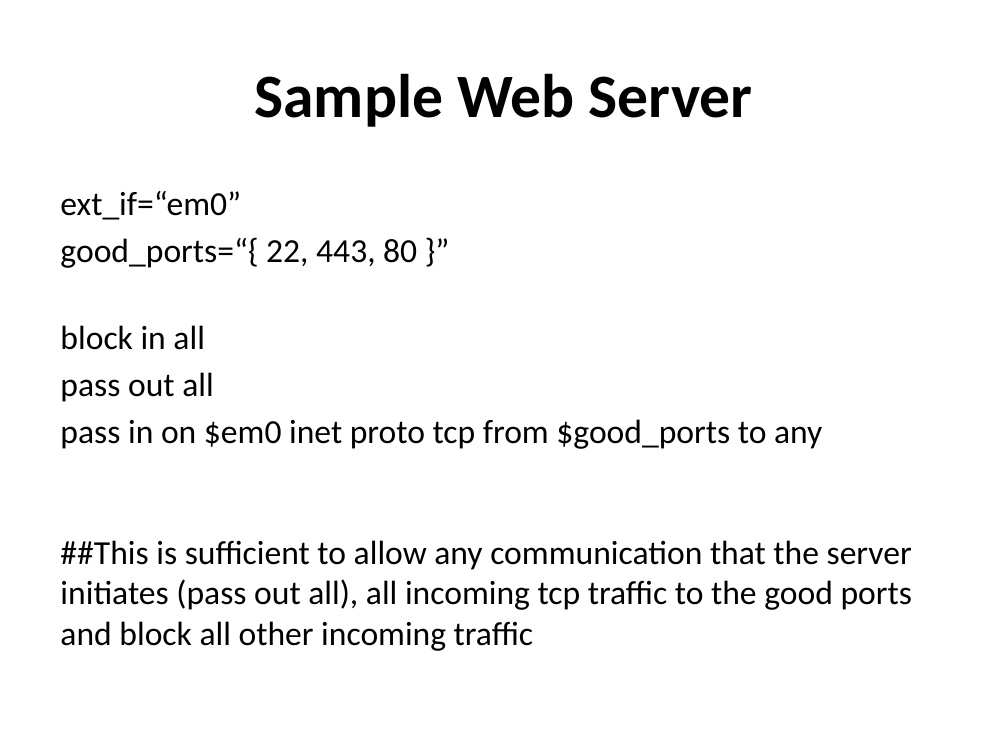
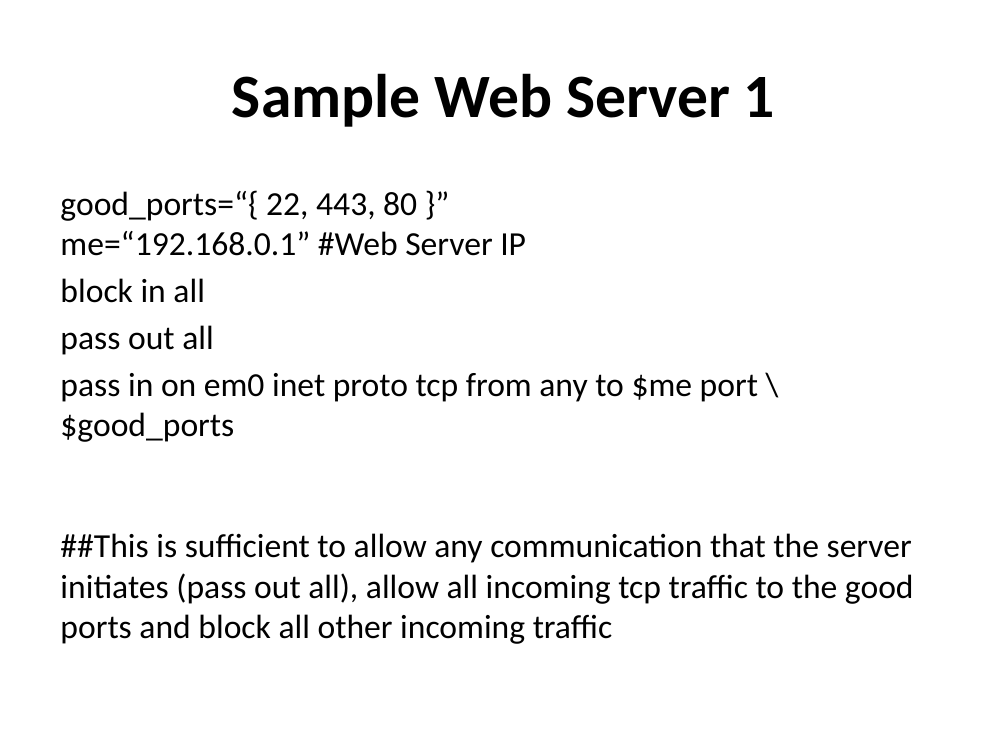
Before and after one commit to afnog/sse, a slide deck: slide 25 of firewalls/Firewalling in FreeBSD-v1.pptx. Drawn at 1008x756 pixels with LibreOffice and Linux fonts; fonts in the diff are those of the drawing. Boxes give left, top, right and bottom in pixels: in the first picture for what was removed or moved away, otherwise in the second. Text is boxed around its words. In the diff, an @@ line names an element or a change of style, - is before the commit and + after.

```diff
--- a/firewalls/Firewalling in FreeBSD-v1.pptx
+++ b/firewalls/Firewalling in FreeBSD-v1.pptx
@@ title at box(232, 73, 775, 127): text changed @@
-Sample Web Server
+Sample Web Server 1
@@ text at box(60, 190, 526, 256): text changed @@
-ext_if=“em0”
-good_ports=“{ 22, 443, 80 }”
+good_ports=“{ 22, 443, 80 }”
+me=“192.168.0.1” #Web Server IP
@@ text at box(60, 373, 914, 644): text changed @@
-pass in on $em0 inet proto tcp from $good_ports to any
-##This is sufficient to allow any communication that the server initiates (pass out all), all incoming tcp traffic to the good ports and block all other incoming traffic
+pass in on em0 inet proto tcp from any to $me port \$good_ports
+##This is sufficient to allow any communication that the server initiates (pass out all), allow all incoming tcp traffic to the good ports and block all other incoming traffic
```
Also in this commit, not shown: 2 other slides changed.
